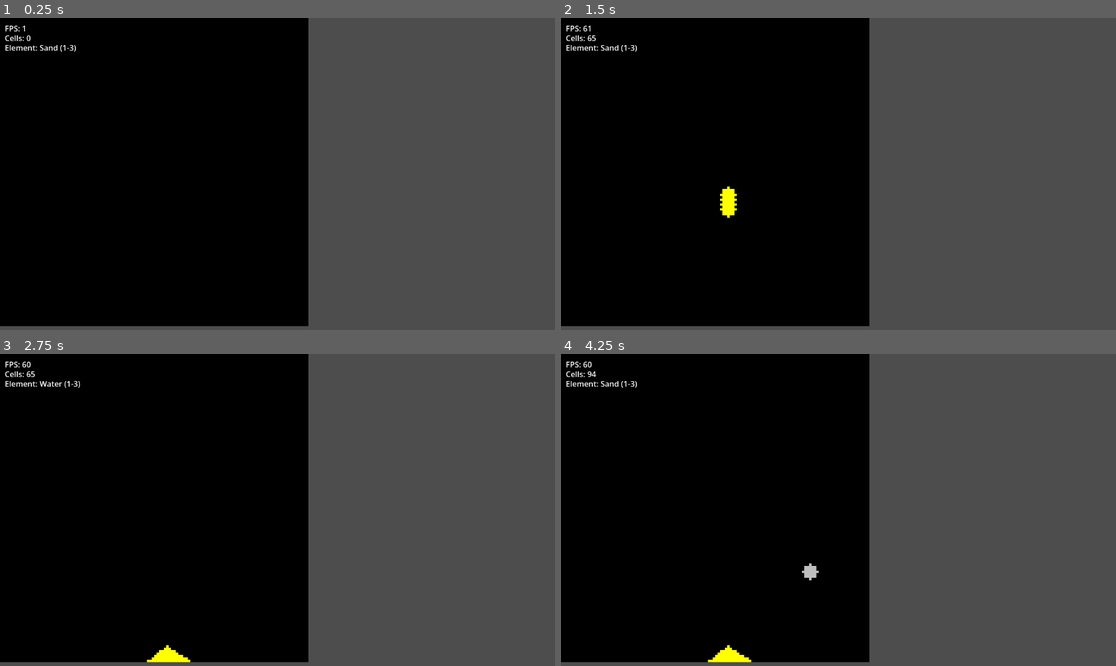
Above: before the commit, frames 1-4 (two rows, left to right).
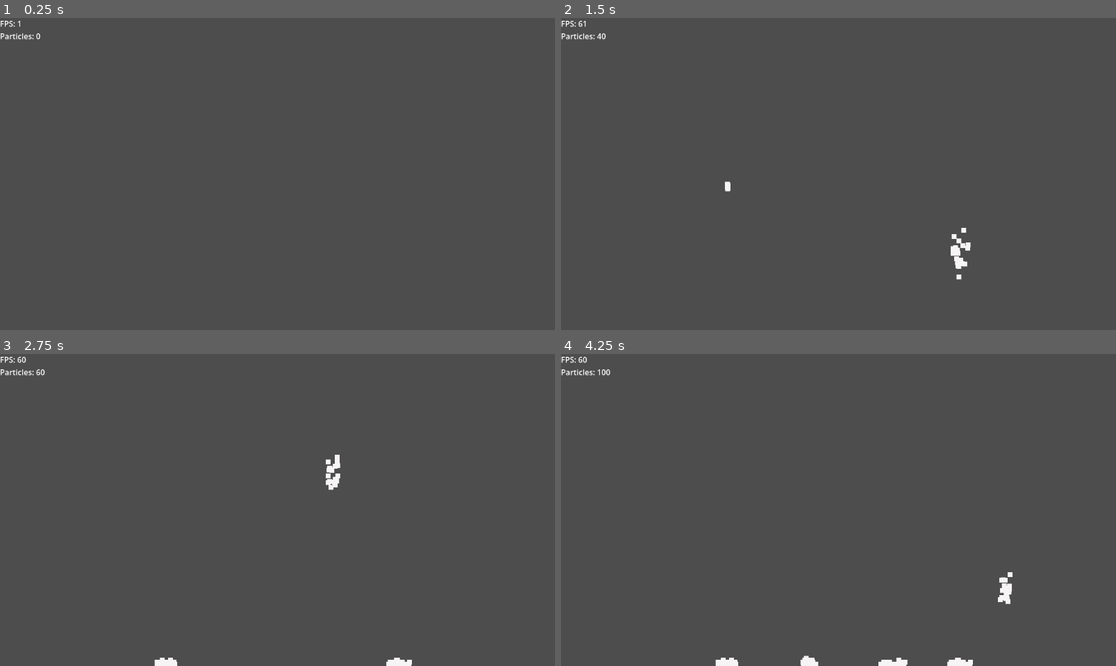
Above: after the commit, the same moments.

Repository: CRW405/puzzle-game
Game: Godot game, scene res://node_2d.tscn
The game is run twice, just before and just after one commit, with the same random seed, the same clock (stepped at 60 frames per second) and the same inputs.
Inputs (mouse positions are in pixels of both pictures, inside the frame that each line leads up to):
- Up to frame 1 (0.25 s): no input
- Up to frame 2 (1.5 s): tap Enter at 0.5 s; move the mouse to (960, 158) at 0.52 s; hold 1 0.53-1.28 s; click (960, 158) at 0.67 s; tap 2 at 0.8, 1.35 s; move the mouse to (727, 189) at 1.27 s; click (727, 189) at 1.42 s
- Up to frame 3 (2.75 s): tap 3 at 1.55 s; move the mouse to (333, 441) at 2.02 s; hold 3 from 2.03 s (still down); click (333, 441) at 2.17 s; tap 1 at 2.3 s
- Up to frame 4 (4.25 s): move the mouse to (810, 572) at 2.77 s; release 3 at 2.78 s; tap 1 at 2.85 s; click (810, 572) at 2.92 s; tap 2 at 3.05 s; move the mouse to (1005, 556) at 3.52 s; hold 2 from 3.53 s (still down); click (1005, 556) at 3.67 s; tap 3 at 3.8 s

The runs differ from the first frame. In frame 1, 55% of the frame differs, in the area x 0-56%, y 0-99%; in frame 2, 55%; in frame 3, 55%; in frame 4, 55%, in the area x 0-82%, y 0-100%.

Commit message:
Major Refactoring, New ECS Simulation.
Thoughts: Significantly faster but logic is simplified and won't work in a "real" game with this state (Mainly due to heightmap). Its a much better start though. Consider replacing original or refactoring with both?

Changes :
- Removed Everything
+ SimulationManager
+ MultiMeshInstance2D
+ FPSLabel

Next :
+Make changes to MultiMesh to apply to an actual gameMap.
+Add Elemental Differentiation \ Or generalize a particle using variables such as decay or gravity. (To imitate fire particles rising or wind particles moving fast as a vector.)

Diff:
--- a/SandSim/Element/Abstract/Element.gd
+++ /dev/null
@@ -1,19 +0,0 @@
-extends RefCounted
-class_name Element
-
-# Base abstract element class
-
-var element_type: int
-var color: Color
-
-func _init(type: int, col: Color):
-	element_type = type
-	color = col
-
-# Override in subclasses to define movement behavior
-func step(x: int, y: int, grid: Array, grid_width: int, grid_height: int) -> bool:
-	return false
-
-# Check if this element can move into another element
-func can_displace(other_element_type: int) -> bool:
-	return false
--- a/SandSim/Element/Abstract/Gas.gd
+++ /dev/null
@@ -1,11 +0,0 @@
-extends Element
-class_name Gas
-
-# Base abstract gas class
-
-func _init(type: int, col: Color):
-	super(type, col)
-
-func can_displace(other_element_type: int) -> bool:
-	# Gases can only move into empty spaces
-	return other_element_type == ElementTypes.EMPTY
--- a/SandSim/Element/Abstract/ImmovableSolid.gd
+++ /dev/null
@@ -1,18 +0,0 @@
-extends Solid
-class_name ImmovableSolid
-
-# Base abstract Immovable Solid class for things like Wall and Wood
-
-func _init(type: int, col: Color):
-	super(type, col)
-
-func step(x: int, y: int, grid: Array, grid_width: int, grid_height: int) -> bool:
-	# Immovable solids never move
-	return false
-
-func can_displace(other_element_type: int) -> bool:
-	# Immovable solids can't be displaced
-	return false
-
-func can_be_displaced() -> bool:
-	return false
--- a/SandSim/Element/Abstract/Liquid.gd
+++ /dev/null
@@ -1,60 +0,0 @@
-extends Element
-class_name Liquid
-
-# Base Liquid abstract class
-
-var dispersion_rate: int = 5
-
-func _init(type: int, col: Color):
-	super(type, col)
-
-func can_displace(other_element_type: int) -> bool:
-	# Liquids can move into empty spaces and potentially displace gases
-	return other_element_type == ElementTypes.EMPTY
-
-func can_be_displaced() -> bool:
-	return true
-
-func step(x: int, y: int, grid: Array, grid_width: int, grid_height: int) -> bool:
-	if y + 1 >= grid_height:
-		return false
-
-	# Try moving down first (gravity)
-	if grid[y + 1][x] == ElementTypes.EMPTY:
-		grid[y + 1][x] = element_type
-		grid[y][x] = ElementTypes.EMPTY
-		return true
-
-	# Try moving down-left or down-right
-	var diagonal_dirs = [-1, 1]
-	diagonal_dirs.shuffle()
-
-	for dir in diagonal_dirs:
-		var new_x = x + dir
-		if new_x >= 0 and new_x < grid_width:
-			if grid[y + 1][new_x] == ElementTypes.EMPTY:
-				grid[y + 1][new_x] = element_type
-				grid[y][x] = ElementTypes.EMPTY
-				return true
-
-	# Try spreading horizontally (liquid behavior)
-	var horizontal_dirs = [-1, 1]
-	horizontal_dirs.shuffle()
-
-	for dir in horizontal_dirs:
-		var spread_distance = 0
-		for dist in range(1, dispersion_rate + 1):
-			var new_x = x + (dir * dist)
-			if new_x < 0 or new_x >= grid_width:
-				break
-			if grid[y][new_x] != ElementTypes.EMPTY:
-				break
-			spread_distance = dist
-
-		if spread_distance > 0:
-			var target_x = x + (dir * spread_distance)
-			grid[y][target_x] = element_type
-			grid[y][x] = ElementTypes.EMPTY
-			return true
-
-	return false
--- a/SandSim/Element/Abstract/MovableSolid.gd
+++ /dev/null
@@ -1,52 +0,0 @@
-extends Solid
-class_name MovableSolid
-
-# base abstract movable solid class for things like sand or gravel
-
-func _init(type: int, col: Color):
-	super(type, col)
-
-# Movable solids can be displaced by other movable solids or liquids
-func can_be_displaced() -> bool:
-	return true
-
-func step(x: int, y: int, grid: Array, grid_width: int, grid_height: int) -> bool:
-	if y + 1 >= grid_height:
-		return false
-
-	var below = grid[y + 1][x]
-
-	# Try moving down into empty space
-	if below == ElementTypes.EMPTY:
-		grid[y + 1][x] = element_type
-		grid[y][x] = ElementTypes.EMPTY
-		return true
-
-	# Movable solids sink through liquids (swap positions)
-	if below == ElementTypes.WATER:
-		grid[y + 1][x] = element_type
-		grid[y][x] = below
-		return true
-
-	# Try moving down-left or down-right
-	var directions = [-1, 1]
-	directions.shuffle()
-
-	for dir in directions:
-		var new_x = x + dir
-		if new_x >= 0 and new_x < grid_width:
-			var diagonal = grid[y + 1][new_x]
-
-			# Move into empty space diagonally
-			if diagonal == ElementTypes.EMPTY:
-				grid[y + 1][new_x] = element_type
-				grid[y][x] = ElementTypes.EMPTY
-				return true
-
-			# Sink through liquid diagonally
-			if diagonal == ElementTypes.WATER:
-				grid[y + 1][new_x] = element_type
-				grid[y][x] = diagonal
-				return true
-
-	return false
--- a/SandSim/Element/Abstract/Solid.gd
+++ /dev/null
@@ -1,11 +0,0 @@
-extends Element
-class_name Solid
-
-# Base Abstract Solid class that movable and immovable solids inherit from
-
-func _init(type: int, col: Color):
-	super(type, col)
-
-func can_displace(other_element_type: int) -> bool:
-	# Solids can move into empty spaces
-	return other_element_type == ElementTypes.EMPTY
--- a/SandSim/Element/ElementTypes.gd
+++ /dev/null
@@ -1,52 +0,0 @@
-extends RefCounted
-class_name ElementTypes
-
-# This class is so that we can associate an element with an int so
-# that we can seperate the grid from individual element logic
-# Also defines how the elements look in the renderer
-
-enum {
-EMPTY,
-SAND,
-WALL,
-WATER
-}
-
-static func create(element_type: int) -> Element:
-	match element_type:
-		EMPTY:
-			return Empty.new()
-		SAND:
-			return Sand.new()
-		WALL:
-			return Wall.new()
-		WATER:
-			return Water.new()
-		_:
-			return Empty.new()
-
-static func get_color(element_type: int) -> Color:
-	match element_type:
-		EMPTY:
-			return Color.BLACK
-		SAND:
-			return Color.YELLOW
-		WALL:
-			return Color.GRAY
-		WATER:
-			return Color.DODGER_BLUE
-		_:
-			return Color.BLACK
-
-static func get_element_name(element_type: int) -> String:
-	match element_type:
-		EMPTY:
-			return "Empty"
-		SAND:
-			return "Sand"
-		WALL:
-			return "Wall"
-		WATER:
-			return "Water"
-		_:
-			return "Unknown"
--- a/SandSim/Element/Liquids/Water.gd
+++ /dev/null
@@ -1,6 +0,0 @@
-extends Liquid
-class_name Water
-
-func _init():
-	super(ElementTypes.WATER, Color.DODGER_BLUE)
-	dispersion_rate = 5
--- a/SandSim/Element/Solids/Empty.gd
+++ /dev/null
@@ -1,11 +0,0 @@
-extends Element
-class_name Empty
-
-# Empty / Air
-
-func _init():
-	super(ElementTypes.EMPTY, Color.BLACK)
-
-func step(x: int, y: int, grid: Array, grid_width: int, grid_height: int) -> bool:
-	# Empty doesn't move
-	return false
--- a/SandSim/Element/Solids/Sand.gd
+++ /dev/null
@@ -1,7 +0,0 @@
-extends MovableSolid
-class_name Sand
-
-
-
-func _init():
-	super(ElementTypes.SAND, Color.YELLOW)
--- a/SandSim/Element/Solids/Wall.gd
+++ /dev/null
@@ -1,5 +0,0 @@
-extends ImmovableSolid
-class_name Wall
-
-func _init():
-	super(ElementTypes.WALL, Color.DARK_GRAY)
--- a/SandSim/InputHandler.gd
+++ /dev/null
@@ -1,47 +0,0 @@
-extends Node
-class_name InputHandler
-
-var simulation: Simulation
-var pixel_scale: int
-var brush_size: int
-var parent: Node2D
-var current_element: int = ElementTypes.SAND
-
-func initialize(sim: Simulation, scale: int, brush: int, p: Node2D):
-	simulation = sim
-	pixel_scale = scale
-	brush_size = brush
-	parent = p
-
-func handle_input():
-	# Number keys to switch elements
-	if Input.is_key_pressed(KEY_1):
-		current_element = ElementTypes.WALL
-	elif Input.is_key_pressed(KEY_2):
-		current_element = ElementTypes.SAND
-	elif Input.is_key_pressed(KEY_3):
-		current_element = ElementTypes.WATER
-
-	# Left click to place current element
-	if Input.is_mouse_button_pressed(MOUSE_BUTTON_LEFT):
-		var mouse_pos = parent.get_global_mouse_position()
-		var grid_x = int(mouse_pos.x / pixel_scale)
-		var grid_y = int(mouse_pos.y / pixel_scale)
-		place_cells(grid_x, grid_y, current_element)
-
-	# Right click to delete
-	if Input.is_mouse_button_pressed(MOUSE_BUTTON_RIGHT):
-		var mouse_pos = parent.get_global_mouse_position()
-		var grid_x = int(mouse_pos.x / pixel_scale)
-		var grid_y = int(mouse_pos.y / pixel_scale)
-		place_cells(grid_x, grid_y, ElementTypes.EMPTY)
-
-func place_cells(center_x: int, center_y: int, cell_type):
-	for y in range(center_y - brush_size, center_y + brush_size + 1):
-		for x in range(center_x - brush_size, center_x + brush_size + 1):
-			var dist = Vector2(x - center_x, y - center_y).length()
-			if dist <= brush_size:
-				simulation.set_cell(x, y, cell_type)
-
-func get_current_element() -> int:
-	return current_element
--- a/SandSim/Simulation.gd
+++ /dev/null
@@ -1,55 +0,0 @@
-extends Node
-class_name Simulation
-
-var grid: Array = []
-var grid_width: int
-var grid_height: int
-var simulation_steps: int = 0
-
-func initialize(width: int, height: int):
-	grid_width = width
-	grid_height = height
-	grid.resize(grid_height)
-	for y in range(grid_height):
-		grid[y] = []
-		grid[y].resize(grid_width)
-		for x in range(grid_width):
-			grid[y][x] = ElementTypes.EMPTY
-
-# Updates the simulation by one frame. Processes elements bottom-to-top using an alternating
-# checkerboard scan pattern to prevent update order bias and directional artifacts.
-# The starting row and horizontal scan direction alternate each step for fair particle physics.
-func step():
-	simulation_steps += 1
-	var start_y = grid_height - 2 if simulation_steps % 2 == 0 else grid_height - 1
-
-	for y in range(start_y, -1, -1):
-		var start_x = 0 if (y + simulation_steps) % 2 == 0 else grid_width - 1
-		var end_x = grid_width if (y + simulation_steps) % 2 == 0 else -1
-		var step_x = 1 if (y + simulation_steps) % 2 == 0 else -1
-
-		for x in range(start_x, end_x, step_x):
-			var element_type = grid[y][x]
-			if element_type == ElementTypes.SAND or element_type == ElementTypes.WATER:
-				update_element(x, y)
-
-func update_element(x: int, y: int):
-	var element = ElementTypes.create(grid[y][x])
-	element.step(x, y, grid, grid_width, grid_height)
-
-func set_cell(x: int, y: int, cell_type):
-	if x >= 0 and x < grid_width and y >= 0 and y < grid_height:
-		grid[y][x] = cell_type
-
-func get_cell(x: int, y: int):
-	if x >= 0 and x < grid_width and y >= 0 and y < grid_height:
-		return grid[y][x]
-	return null
-
-func count_cells() -> int:
-	var count = 0
-	for y in range(grid_height):
-		for x in range(grid_width):
-			if grid[y][x] != ElementTypes.EMPTY:
-				count += 1
-	return count
--- /dev/null
+++ b/SandSim/SimulationManager.gd
@@ -0,0 +1,138 @@
+extends Node2D
+
+# VERY BASIC SATISFYING SIMULATION MANAGER - Michael (Your welcome I added comments)
+# NOTES ~ Elements are not developed yet. Highly optimized for one use case
+# 1. Input Manager should be split. As well as UI in future.
+# 2. Logic is very dumbed down and will need to be modified and likely
+# less optimized as heightmap is static as well as interactions within
+# only particles themselves.
+# 3. This is built using an ECS (Entity-Component System) inspiration
+# mainly for optimization but other code should not be built similarly.
+# 4. Modify _particle_size and mesh size within multiMeshInstance2D's multimesh
+# if you wanted to change size of particles.
+# 5. Ask me if you need clarification.
+
+
+# Setup
+var _capacity: int = 5000
+var _particle_size: int = 4
+var _screen_height: float = 600.0
+var _screen_width: int = 1152
+
+# Data
+# ~ PACKEDVECTORS are much more efficient than normal
+# GDSCRIPT vectors as they are typed and optimized.
+var _count: int = 0
+var _positions: PackedVector2Array
+var _velocities: PackedVector2Array
+var _lifetimes: PackedFloat32Array
+var _is_stopped: PackedByteArray
+
+# Heightmap
+var _floor_heights: PackedFloat32Array
+
+# Nodes
+@onready var _renderer: MultiMeshInstance2D = $MultiMeshInstance2D
+@onready var _ui_label: Label = $CanvasLayer/StatsLabel
+
+func _ready() -> void:
+	# Set Limits
+	_positions.resize(_capacity)
+	_velocities.resize(_capacity)
+	_lifetimes.resize(_capacity)
+	_is_stopped.resize(_capacity)
+
+	# Set Heighjtmap
+	var columns = int(_screen_width / _particle_size) + 1
+	_floor_heights.resize(columns)
+	_floor_heights.fill(0.0)
+
+	# Setup Renderer
+	_renderer.multimesh.instance_count = _capacity
+	_renderer.multimesh.visible_instance_count = 0
+
+	_screen_height = get_viewport_rect().size.y
+	_screen_width = get_viewport_rect().size.x
+
+func _process(delta: float) -> void:
+	# Input Manager
+	if Input.is_mouse_button_pressed(MOUSE_BUTTON_LEFT):
+		for k in range(5):
+			spawn_particle(get_global_mouse_position())
+
+	# FPS UI
+	if _ui_label:
+		_ui_label.text = "FPS: %d\nParticles: %d" % [Engine.get_frames_per_second(), _count]
+
+	# start sim
+	var gravity = 980.0 * delta
+	var particle_w = float(_particle_size)
+	var columns_max = _floor_heights.size() - 1
+
+	for i in range(_count):
+		# updates moving particles only.
+		if _is_stopped[i] == 0:
+			_velocities[i].y += gravity
+			_positions[i] += _velocities[i] * delta
+
+			# Map is dependant on columns for sliding particles.
+			var col = int(_positions[i].x / particle_w)
+
+			# Bound check
+			if col >= 0 and col <= columns_max:
+				var pile_height = _floor_heights[col]
+				var current_floor_y = _screen_height - pile_height
+
+				if _positions[i].y >= current_floor_y:
+
+					# Cascading logic (sand falling left/right)
+					var left_pile = _floor_heights[col - 1] if col > 0 else 99999.0
+					var right_pile = _floor_heights[col + 1] if col < columns_max else 99999.0
+
+					# Check neighboring pile height to slide or shift particle.
+					if col > 0 and left_pile < pile_height - particle_w:
+						_positions[i].x -= particle_w
+						# Prevent clipping
+						_positions[i].y = current_floor_y - 1
+
+					# Slide right
+					elif col < columns_max and right_pile < pile_height - particle_w:
+						_positions[i].x += particle_w
+						_positions[i].y = current_floor_y - 1
+
+					# If not cascadable
+					else:
+						_positions[i].y = current_floor_y - particle_w
+						_velocities[i] = Vector2.ZERO
+						_is_stopped[i] = 1
+
+						_floor_heights[col] += particle_w
+			# Cascade end
+
+			# Boundary check
+			if _positions[i].y > _screen_height + 50:
+				_remove_particle(i)
+				continue
+
+		# Update Mesh Renderer
+		var t = Transform2D(0.0, _positions[i])
+		_renderer.multimesh.set_instance_transform_2d(i, t)
+
+	_renderer.multimesh.visible_instance_count = _count
+
+# Spawns particle with input pos
+func spawn_particle(pos: Vector2) -> void:
+	if _count >= _capacity: return
+
+	_positions[_count] = pos
+	_velocities[_count] = Vector2(randf_range(-20, 20), randf_range(-100, -200))
+	_is_stopped[_count] = 0
+	_count += 1
+
+# Removes particle based on index of arr.
+func _remove_particle(index: int) -> void:
+	_count -= 1
+	if index != _count:
+		_positions[index] = _positions[_count]
+		_velocities[index] = _velocities[_count]
+		_is_stopped[index] = _is_stopped[_count]
--- a/SandSim/TileMapRenderer.gd
+++ /dev/null
@@ -1,79 +0,0 @@
-extends Node
-class_name TileMapRenderer
-
-var tile_map: TileMapLayer
-var grid_width: int
-var grid_height: int
-var tile_size: int
-
-const TILE_SOURCE_ID = 0
-const EMPTY_ATLAS_COORD = Vector2i(0, 0)
-const SAND_ATLAS_COORD = Vector2i(1, 0)
-const WALL_ATLAS_COORD = Vector2i(2, 0)
-const WATER_ATLAS_COORD = Vector2i(3, 0)
-
-func initialize(width: int, height: int, tile_sz: int, parent: Node):
-	grid_width = width
-	grid_height = height
-	tile_size = tile_sz
-
-	tile_map = TileMapLayer.new()
-	tile_map.tile_set = create_tile_set()
-	parent.add_child(tile_map)
-
-func create_tile_set() -> TileSet:
-	var tile_set = TileSet.new()
-	tile_set.tile_size = Vector2i(tile_size, tile_size)
-
-	var source = TileSetAtlasSource.new()
-	source.texture = create_texture_atlas()
-	source.texture_region_size = Vector2i(tile_size, tile_size)
-
-	# Add tiles for each element type
-	source.create_tile(EMPTY_ATLAS_COORD)
-	source.create_tile(SAND_ATLAS_COORD)
-	source.create_tile(WALL_ATLAS_COORD)
-	source.create_tile(WATER_ATLAS_COORD)
-
-	tile_set.add_source(source, TILE_SOURCE_ID)
-
-	return tile_set
-
-func create_texture_atlas() -> ImageTexture:
-	# Create a simple 4x1 atlas with colored squares
-	var atlas_width = tile_size * 4
-	var atlas_height = tile_size
-	var image = Image.create(atlas_width, atlas_height, false, Image.FORMAT_RGBA8)
-
-	# Fill EMPTY tile (black)
-	image.fill_rect(Rect2i(0, 0, tile_size, tile_size), Color.BLACK)
-
-	# Fill SAND tile (yellow)
-	image.fill_rect(Rect2i(tile_size, 0, tile_size, tile_size), Color.YELLOW)
-
-	# Fill WALL tile (gray)
-	image.fill_rect(Rect2i(tile_size * 2, 0, tile_size, tile_size), Color.GRAY)
-
-	# Fill WATER tile (dodger blue)
-	image.fill_rect(Rect2i(tile_size * 3, 0, tile_size, tile_size), Color.DODGER_BLUE)
-
-	return ImageTexture.create_from_image(image)
-
-func update(grid: Array):
-	for y in range(grid_height):
-		for x in range(grid_width):
-			var atlas_coord = get_atlas_coord_for_element(grid[y][x])
-			tile_map.set_cell(Vector2i(x, y), TILE_SOURCE_ID, atlas_coord)
-
-func get_atlas_coord_for_element(element_type: int) -> Vector2i:
-	match element_type:
-		ElementTypes.EMPTY:
-			return EMPTY_ATLAS_COORD
-		ElementTypes.SAND:
-			return SAND_ATLAS_COORD
-		ElementTypes.WALL:
-			return WALL_ATLAS_COORD
-		ElementTypes.WATER:
-			return WATER_ATLAS_COORD
-		_:
-			return EMPTY_ATLAS_COORD
--- a/SandSim/WorldTileMap.gd
+++ /dev/null
@@ -1,62 +0,0 @@
-extends Node2D
-
-@export var grid_width: int = 128
-@export var grid_height: int = 128
-@export var tile_size: int = 5
-@export var brush_size: int = 3
-@export var simulation_speed: int = 2
-
-var simulation: Simulation
-var renderer: TileMapRenderer
-var input_handler: InputHandler
-var fps_label: Label
-var cell_label: Label
-var element_label: Label
-
-func _ready():
-	simulation = Simulation.new()
-	simulation.initialize(grid_width, grid_height)
-
-	renderer = TileMapRenderer.new()
-	renderer.initialize(grid_width, grid_height, tile_size, self)
-
-	input_handler = InputHandler.new()
-	input_handler.initialize(simulation, tile_size, brush_size, self)
-
-	renderer.update(simulation.grid)
-
-	setup_ui()
-
-func setup_ui():
-	fps_label = Label.new()
-	fps_label.position = Vector2(10, 10)
-	fps_label.add_theme_color_override("font_color", Color.WHITE)
-	add_child(fps_label)
-
-	cell_label = Label.new()
-	cell_label.position = Vector2(10, 30)
-	cell_label.add_theme_color_override("font_color", Color.WHITE)
-	add_child(cell_label)
-
-	element_label = Label.new()
-	element_label.position = Vector2(10, 50)
-	element_label.add_theme_color_override("font_color", Color.WHITE)
-	add_child(element_label)
-
-func _process(_delta):
-	input_handler.handle_input()
-
-	for i in range(simulation_speed):
-		simulation.step()
-
-	renderer.update(simulation.grid)
-	update_ui()
-
-func update_ui():
-	fps_label.text = "FPS: %d" % Engine.get_frames_per_second()
-
-	var count = simulation.count_cells()
-	cell_label.text = "Cells: %d" % count
-
-	var element_name = ElementTypes.get_element_name(input_handler.get_current_element())
-	element_label.text = "Element: %s (1-3)" % element_name
--- a/node_2d.tscn
+++ b/node_2d.tscn
@@ -1,8 +1,23 @@
 [gd_scene format=3 uid="uid://b4sbgiy73lmil"]
 
-[ext_resource type="Script" uid="uid://uejrgj6rwhpo" path="res://SandSim/WorldTileMap.gd" id="1_wtcfe"]
+[ext_resource type="Script" uid="uid://d2o5tibjsvbmx" path="res://SandSim/SimulationManager.gd" id="1_wtcfe"]
 
-[node name="Node2D" type="Node2D" unique_id=1287328016]
+[sub_resource type="QuadMesh" id="QuadMesh_0e48y"]
+size = Vector2(10, 10)
 
-[node name="TileMapLayer" type="TileMapLayer" parent="." unique_id=1450452638]
+[sub_resource type="MultiMesh" id="MultiMesh_epypp"]
+mesh = SubResource("QuadMesh_0e48y")
+
+[node name="ParticleSystem" type="Node2D" unique_id=1361354949]
 script = ExtResource("1_wtcfe")
+
+[node name="MultiMeshInstance2D" type="MultiMeshInstance2D" parent="." unique_id=996236403]
+modulate = Color(0.9632172, 0.9576139, 0.961037, 1)
+multimesh = SubResource("MultiMesh_epypp")
+
+[node name="CanvasLayer" type="CanvasLayer" parent="." unique_id=870286329]
+
+[node name="StatsLabel" type="Label" parent="CanvasLayer" unique_id=350184152]
+offset_right = 40.0
+offset_bottom = 23.0
+text = "FPS: 0"
--- a/project.godot
+++ b/project.godot
@@ -7,6 +7,10 @@
 ;   param=value ; assign values to parameters
 
 config_version=5
+
+[animation]
+
+compatibility/default_parent_skeleton_in_mesh_instance_3d=true
 
 [application]
 
Not shown, removed: SandSim/Element/Abstract/Element.gd.uid
Not shown, removed: SandSim/Element/Abstract/Gas.gd.uid
Not shown, removed: SandSim/Element/Abstract/ImmovableSolid.gd.uid
Not shown, removed: SandSim/Element/Abstract/Liquid.gd.uid
Not shown, removed: SandSim/Element/Abstract/MovableSolid.gd.uid
Not shown, removed: SandSim/Element/Abstract/Solid.gd.uid
Not shown, removed: SandSim/Element/ElementTypes.gd.uid
Not shown, removed: SandSim/Element/Liquids/Water.gd.uid
Not shown, removed: SandSim/Element/Solids/Empty.gd.uid
Not shown, removed: SandSim/Element/Solids/Sand.gd.uid
Not shown, removed: SandSim/Element/Solids/Wall.gd.uid
Not shown, removed: SandSim/InputHandler.gd.uid
(and 4 more such lines)
